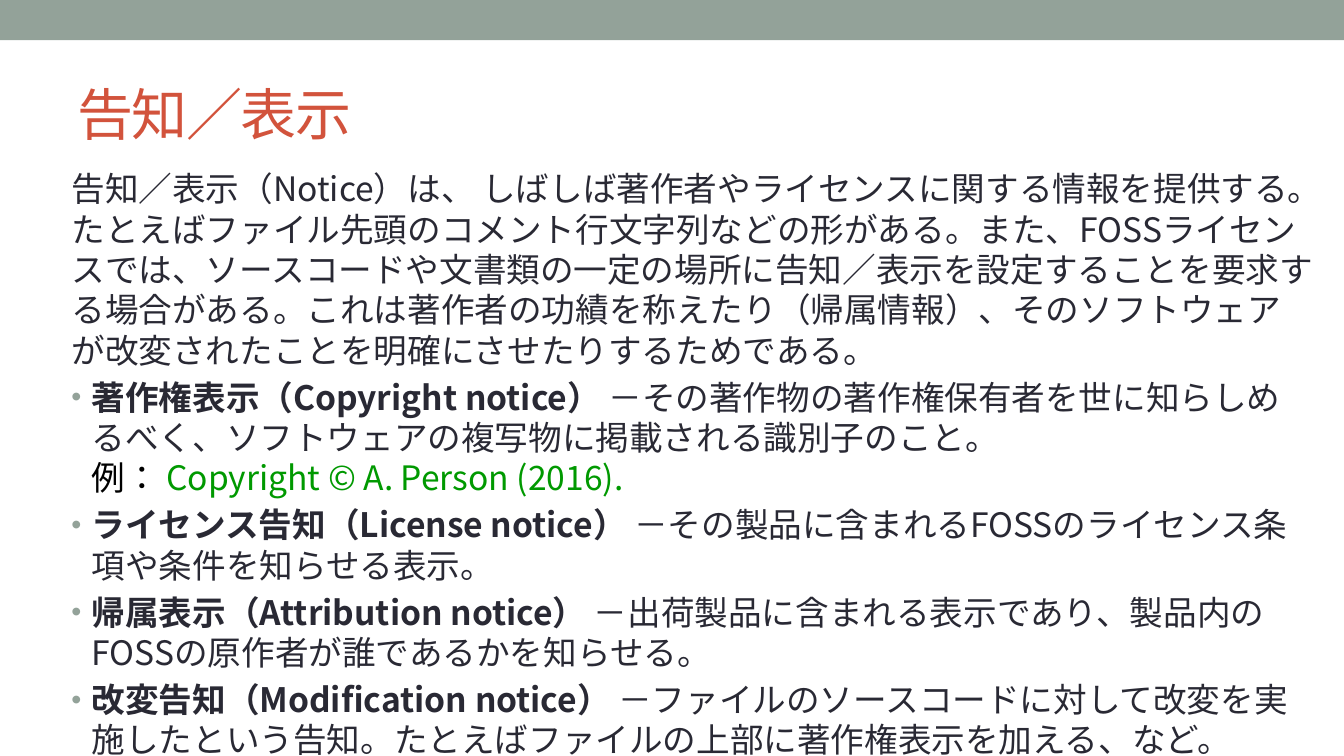
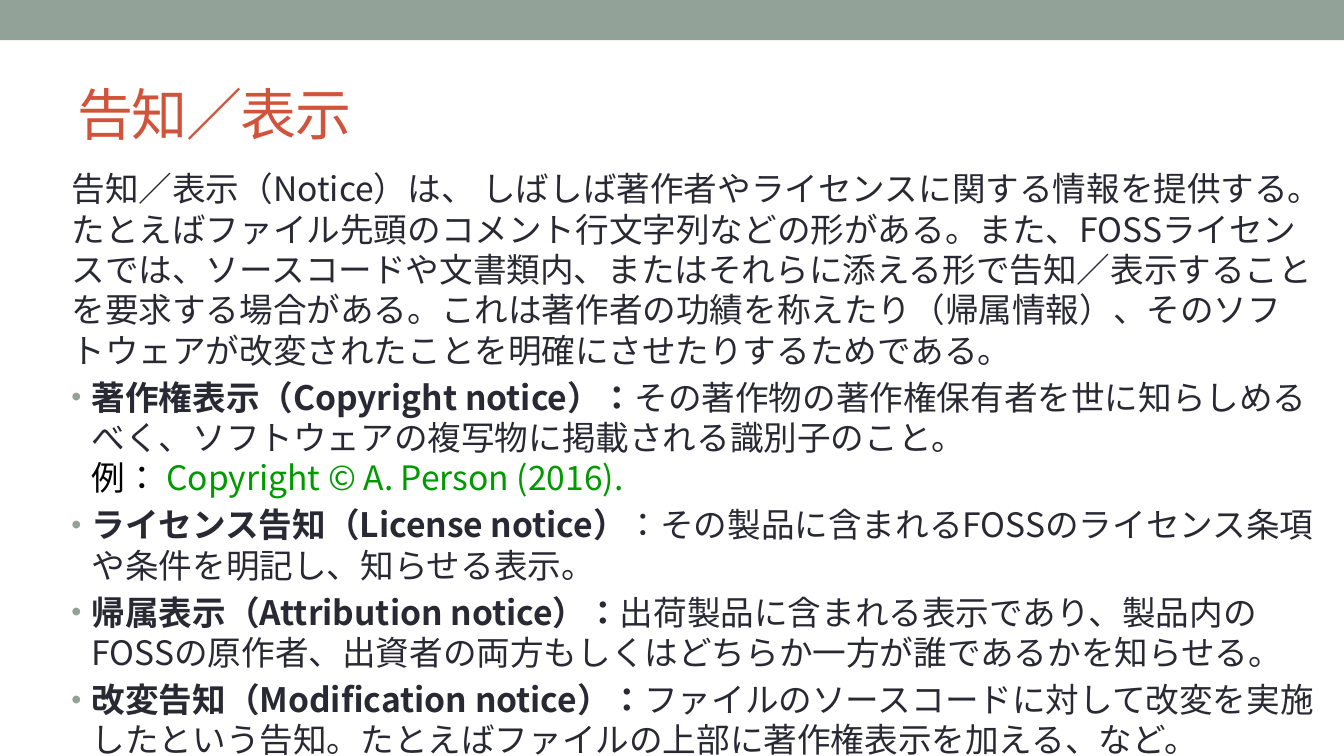
Before and after one commit to OpenChain-Project/Curriculum-Translation-JP, a slide deck: slide 23 of REVIEW/Version_for_v1.1/openchain-curriculum-for-1-1_JP_review_tani.pptx. Drawn at 1344x756 pixels with LibreOffice and Linux fonts; fonts in the diff are those of the drawing; background and template pictures are left out. Boxes give left, top, right and bottom in pixels: in the first picture for what was removed or moved away, otherwise in the second. Text is boxed around its words. In the diff, an @@ line names an element or a change of style, - is before the commit and + after.

Commit message:
26/85 done.

```diff
--- a/REVIEW/Version_for_v1.1/openchain-curriculum-for-1-1_JP_review_tani.pptx
+++ b/REVIEW/Version_for_v1.1/openchain-curriculum-for-1-1_JP_review_tani.pptx
@@ text at box(71, 172, 1321, 755): text changed @@
-告知／表示（Notice）は、 しばしば著作者やライセンスに関する情報を提供する。たとえばファイル先頭のコメント行文字列などの形がある。また、FOSSライセンスでは、ソースコードや文書類の一定の場所に告知／表示を設定することを要求する場合がある。これは著作者の功績を称えたり（帰属情報）、そのソフトウェアが改変されたことを明確にさせたりするためである。
-• 著作権表示（Copyright notice） －その著作物の著作権保有者を世に知らしめるべく、ソフトウェアの複写物に掲載される識別子のこと。
-  例： Copyright © A. Person (2016).
-• ライセンス告知（License notice） －その製品に含まれるFOSSのライセンス条項や条件を知らせる表示。
-• 帰属表示（Attribution notice） －出荷製品に含まれる表示であり、製品内のFOSSの原作者が誰であるかを知らせる。
-• 改変告知（Modification notice） －ファイルのソースコードに対して改変を実施したという告知。たとえばファイルの上部に著作権表示を加える、など。
+告知／表示（Notice）は、 しばしば著作者やライセンスに関する情報を提供する。たとえばファイル先頭のコメント行文字列などの形がある。また、FOSSライセンスでは、ソースコードや文書類内、またはそれらに添える形で告知／表示することを要求する場合がある。これは著作者の功績を称えたり（帰属情報）、そのソフトウェアが改変されたことを明確にさせたりするためである。
+• 著作権表示（Copyright notice）：その著作物の著作権保有者を世に知らしめるべく、ソフトウェアの複写物に掲載される識別子のこと。
+  例： Copyright © A. Person (2016).
+• ライセンス告知（License notice）：その製品に含まれるFOSSのライセンス条項や条件を明記し、知らせる表示。
+• 帰属表示（Attribution notice）：出荷製品に含まれる表示であり、製品内のFOSSの原作者、出資者の両方もしくはどちらか一方が誰であるかを知らせる。
+• 改変告知（Modification notice）：ファイルのソースコードに対して改変を実施したという告知。たとえばファイルの上部に著作権表示を加える、など。
```
Also in this commit, not shown: 2 other slides changed.
